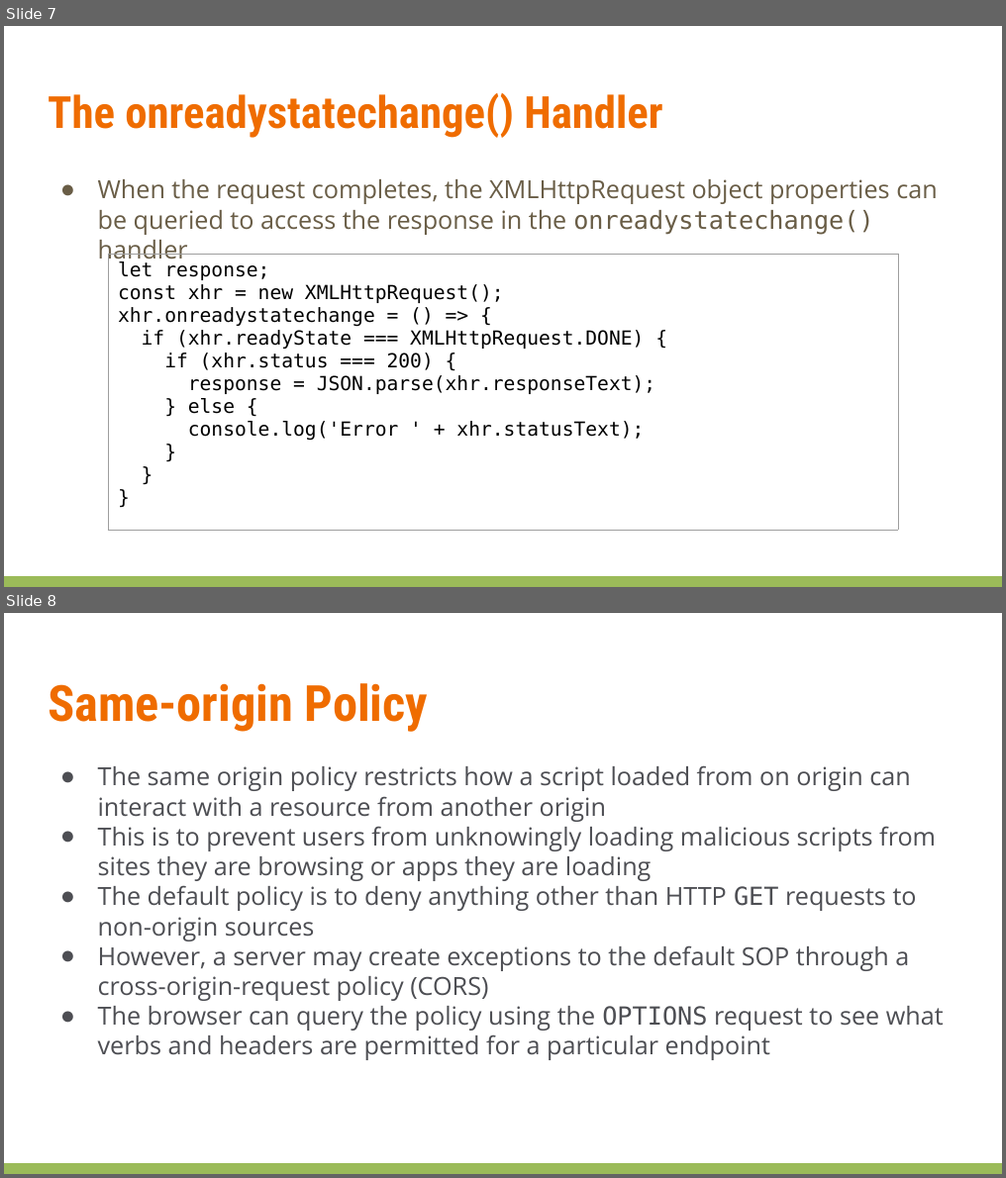
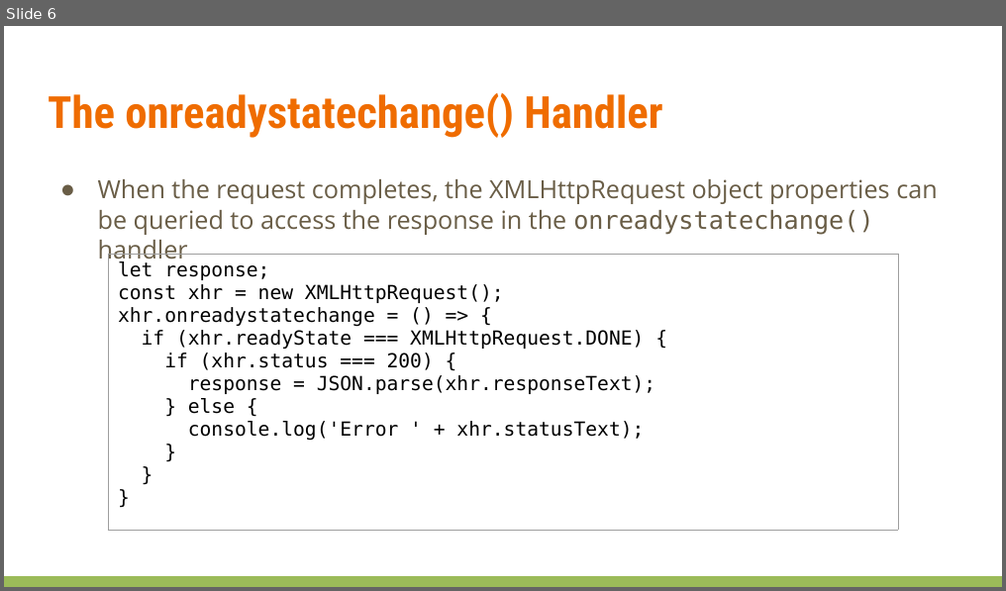
Before and after one commit to jelena-vk-itt/jvk-tudt-notes, a slide deck: rwat/res/files/NetworkProgramming.pptx. Shown one above the other, each under a label of ours: slides 7 and 8 before the commit, slide 6 after it. The pictures are 1006x1178 and 1006x591 pixels, drawn with LibreOffice and Linux fonts; fonts in the diff are those of the drawing. Boxes give left, top, right and bottom in pixels: in the first picture for what was removed or moved away, otherwise in the second. Text is boxed around its words. In the diff, an @@ line names an element or a change of style, - is before the commit and + after.

```diff
--- a/rwat/res/files/NetworkProgramming.pptx
+++ b/rwat/res/files/NetworkProgramming.pptx
@@ slide 8 removed at bbox=[4, 613, 1002, 1174], background #FFFFFF; not listed: 1 template element that a slide beside it also shows @@
@@ text removed at bbox=[48, 683, 428, 732] @@
-Same-origin Policy
@@ text removed at bbox=[98, 765, 944, 1060] @@
-● The same origin policy restricts how a script loaded from on origin can interact with a resource from another origin
-● This is to prevent users from unknowingly loading malicious scripts from sites they are browsing or apps they are loading
-● The default policy is to deny anything other than HTTP GET requests to non-origin sources
-● However, a server may create exceptions to the default SOP through a cross-origin-request policy (CORS)
-● The browser can query the policy using the OPTIONS request to see what verbs and headers are permitted for a particular endpoint
@@ what was slide 7 is now slide 6 @@
```
Also in this commit, not shown: 5 slides changed, 3 other slides removed, 2 other files.
